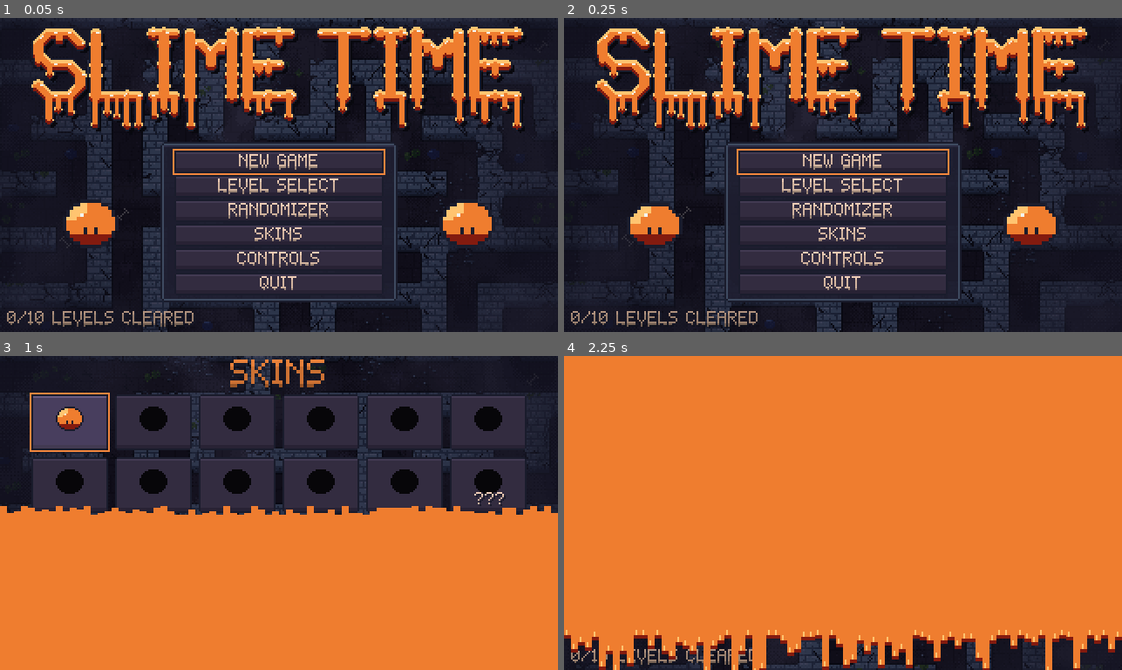
Above: before the commit, frames 1-4 (two rows, left to right).
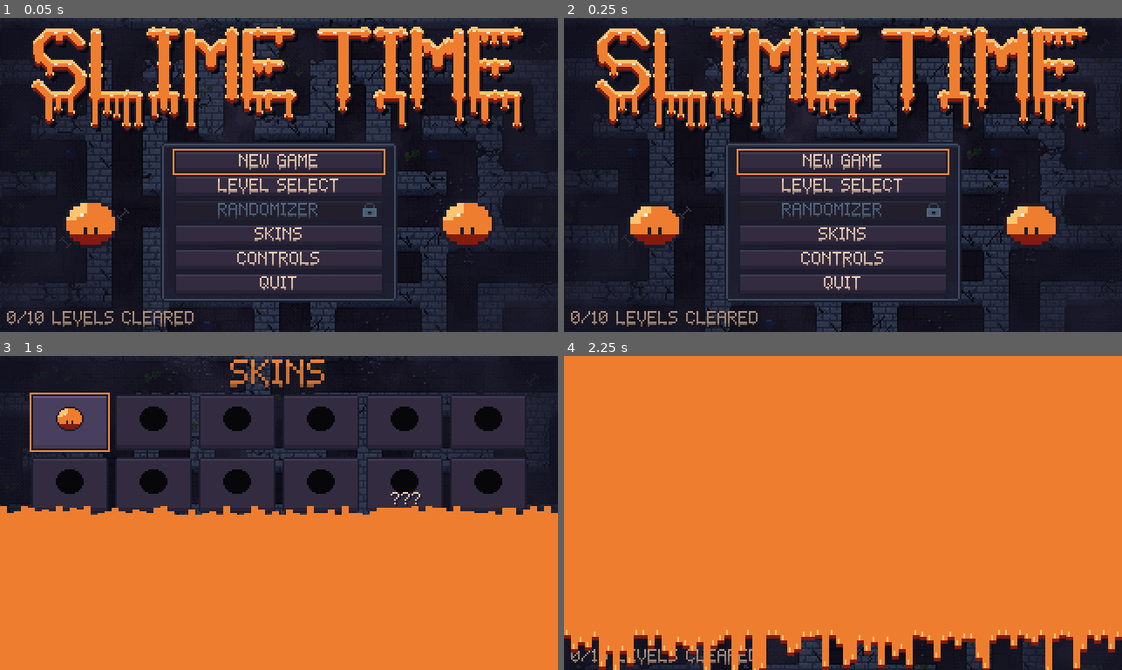
Above: after the commit, the same moments.

Repository: AveryBlue-GD/slime-time
Game: Godot game, scene res://scenes/title.tscn
Same seed, same stepped clock (60 frames per second), same inputs: the game is played once before the commit and once after it.
Inputs (mouse positions are in pixels of both pictures, inside the frame that each line leads up to):
- Up to frame 1 (0.05 s): no input
- Up to frame 2 (0.25 s): no input
- Up to frame 3 (1 s): click "SKINS" at 0.5 s
- Up to frame 4 (2.25 s): tap Enter at 1.25 s; move the mouse to (965, 497) at 1.27 s; hold D (move_right) 1.28-2 s; tap P at 1.35 s; click (965, 497) at 1.42 s; tap Space (jump) at 1.52 s; click "NEW GAME" at 2 s

The runs differ from the first frame. In frame 1, 0.7% of the frame differs, in the area x 31-69%, y 58-64%; in frame 2, 0.7%; in frame 3, 0.1%; in frame 4, nothing differs.

Commit message:
Lock the randomizer until all 10 levels are beaten; custom skin before rainbow
Co-Authored-By: Claude Opus 5.5 <noreply@anthropic.com>

Diff:
--- a/scripts/progress.gd
+++ b/scripts/progress.gd
@@ -170,6 +170,11 @@
 
 # ---------------------------------------------------------------- skins
 
+## Randomizer mode opens once all the story levels are beaten.
+func is_randomizer_unlocked() -> bool:
+	return levels_cleared >= Levels.COUNT
+
+
 func is_skin_unlocked(id: String) -> bool:
 	return Skins.is_unlocked(id, levels_cleared, randoms_won)
 
--- a/scripts/ui/skins_screen.gd
+++ b/scripts/ui/skins_screen.gd
@@ -28,8 +28,8 @@
 	var ids: Array[String] = []
 	for preset: Dictionary in Skins.PRESETS:
 		ids.append(preset.id)
+	ids.append(Skins.CUSTOM)
 	ids.append(Skins.RAINBOW)
-	ids.append(Skins.CUSTOM)
 	for id in ids:
 		grid.add_child(_make_tile(id))
 
--- a/scripts/ui/title.gd
+++ b/scripts/ui/title.gd
@@ -1,7 +1,7 @@
 extends Control
 
 ## Start page: the big gooey logo (tinted to the equipped skin), then continue, level select,
-## randomizer, skins, controls, quit.
+## randomizer (locked, with a lock icon, until all story levels are beaten), skins, controls, quit.
 
 ## Rainbow skin: how wide one full rainbow is across the logo (px).
 const LOGO_RAINBOW_WIDTH := 90.0
@@ -43,6 +43,13 @@
 	]
 	for button in buttons:
 		menu.add_child(button)
+	if not Progress.is_randomizer_unlocked():
+		var random_button := buttons[2]
+		random_button.disabled = true
+		random_button.icon = load(UIKit.UI_DIR + "icon_lock.png")
+		random_button.icon_alignment = HORIZONTAL_ALIGNMENT_RIGHT
+		random_button.tooltip_text = "BEAT ALL %d LEVELS TO UNLOCK" % Levels.COUNT
+		random_button.add_theme_color_override("icon_disabled_color", UIKit.TEXT_OFF)
 	buttons[0].grab_focus()
 
 	var hint := UIKit.make_label("%d/%d LEVELS CLEARED" % [Progress.levels_cleared, Levels.COUNT], 8, UIKit.TEXT_DIM)
--- a/tests/test_phase5.gd
+++ b/tests/test_phase5.gd
@@ -138,7 +138,13 @@
 	progress.levels_cleared = 2
 	var screen: Control = await _open("res://scenes/title.tscn")
 	_check(screen.buttons.size() == 6 and screen.buttons[2].text == "RANDOMIZER", "title has 6 menu buttons incl. RANDOMIZER")
-	screen.free()
+	_check(screen.buttons[2].disabled and screen.buttons[2].icon != null, "the randomizer shows a lock until all levels are beaten")
+	screen.free()
+	progress.levels_cleared = Levels.COUNT
+	screen = await _open("res://scenes/title.tscn")
+	_check(not screen.buttons[2].disabled and screen.buttons[2].icon == null, "beating level 10 unlocks the randomizer")
+	screen.free()
+	progress.levels_cleared = 2
 	screen = await _open("res://scenes/level_select.tscn")
 	var enabled: int = screen.level_buttons.filter(func(b: Button) -> bool: return not b.disabled).size()
 	_check(enabled == 3, "level select: levels 1-3 open, the rest locked (%d open)" % enabled)
